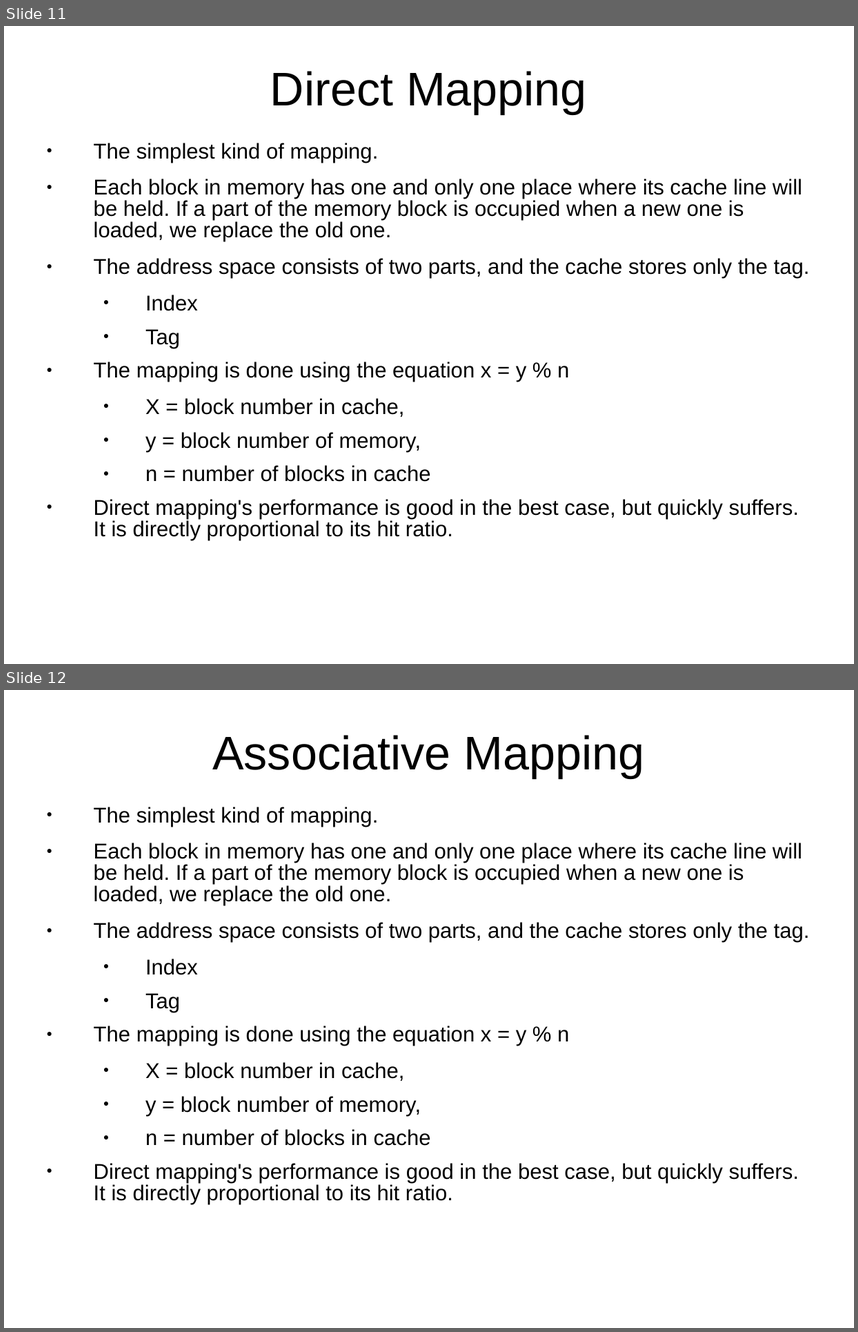
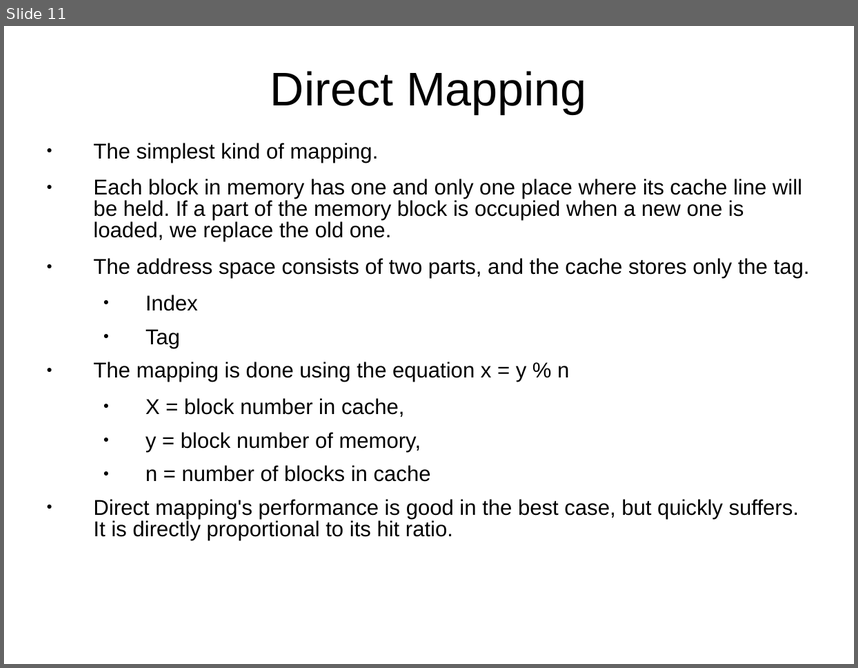
Before and after one commit to Gibbedboy/CSCI-460-Presentation, a slide deck: CacheMemory.ppt. Shown one above the other, each under a label of ours: slides 11 and 12 before the commit, slide 11 after it. The pictures are 858x1332 and 858x668 pixels, drawn with LibreOffice and Linux fonts; fonts in the diff are those of the drawing. Boxes give left, top, right and bottom in pixels: in the first picture for what was removed or moved away, otherwise in the second. Text is boxed around its words. In the diff, an @@ line names an element or a change of style, - is before the commit and + after.

Commit message:
Cache Mapping Done

```diff
--- a/CacheMemory.ppt
+++ b/CacheMemory.ppt
@@ slide 12 removed at <box>4,690,854,1328</box>, background #FFFFFF @@
@@ title removed at <box>212,735,644,778</box> @@
-Associative Mapping
@@ text removed at <box>94,807,810,1204</box> @@
-● The simplest kind of mapping.
-● Each block in memory has one and only one place where its cache line will be held. If a part of the memory block is occupied when a new one is loaded, we replace the old one.
-● The address space consists of two parts, and the cache stores only the tag.
-  ● Index
-  ● Tag
-● The mapping is done using the equation x = y % n
-  ● X = block number in cache,
-  ● y = block number of memory,
-  ● n = number of blocks in cache
-● Direct mapping's performance is good in the best case, but quickly suffers. It is directly proportional to its hit ratio.
```
Also in this commit, not shown: 5 slides added, 2 other slides removed, 1 other file.
